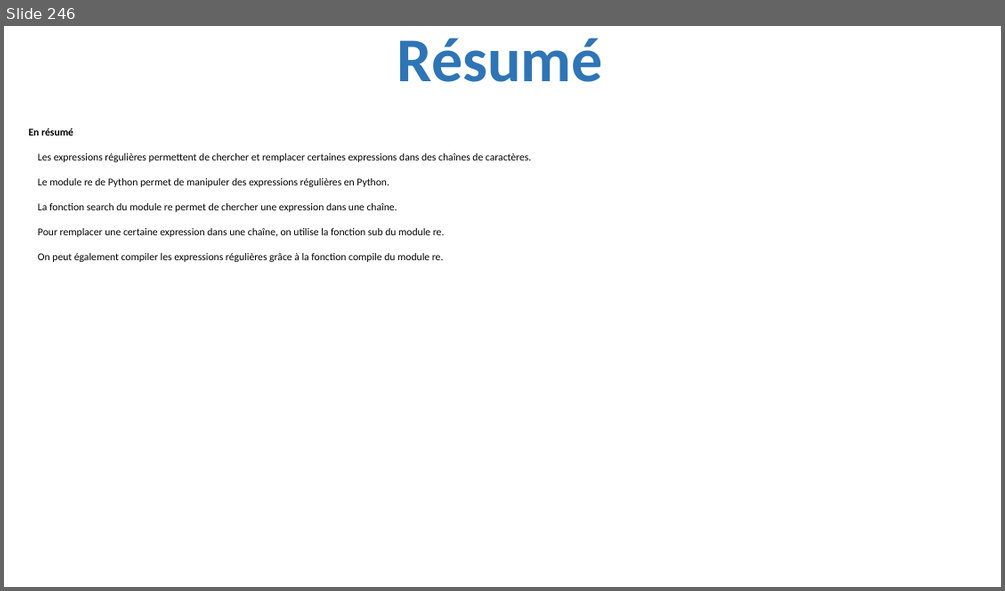
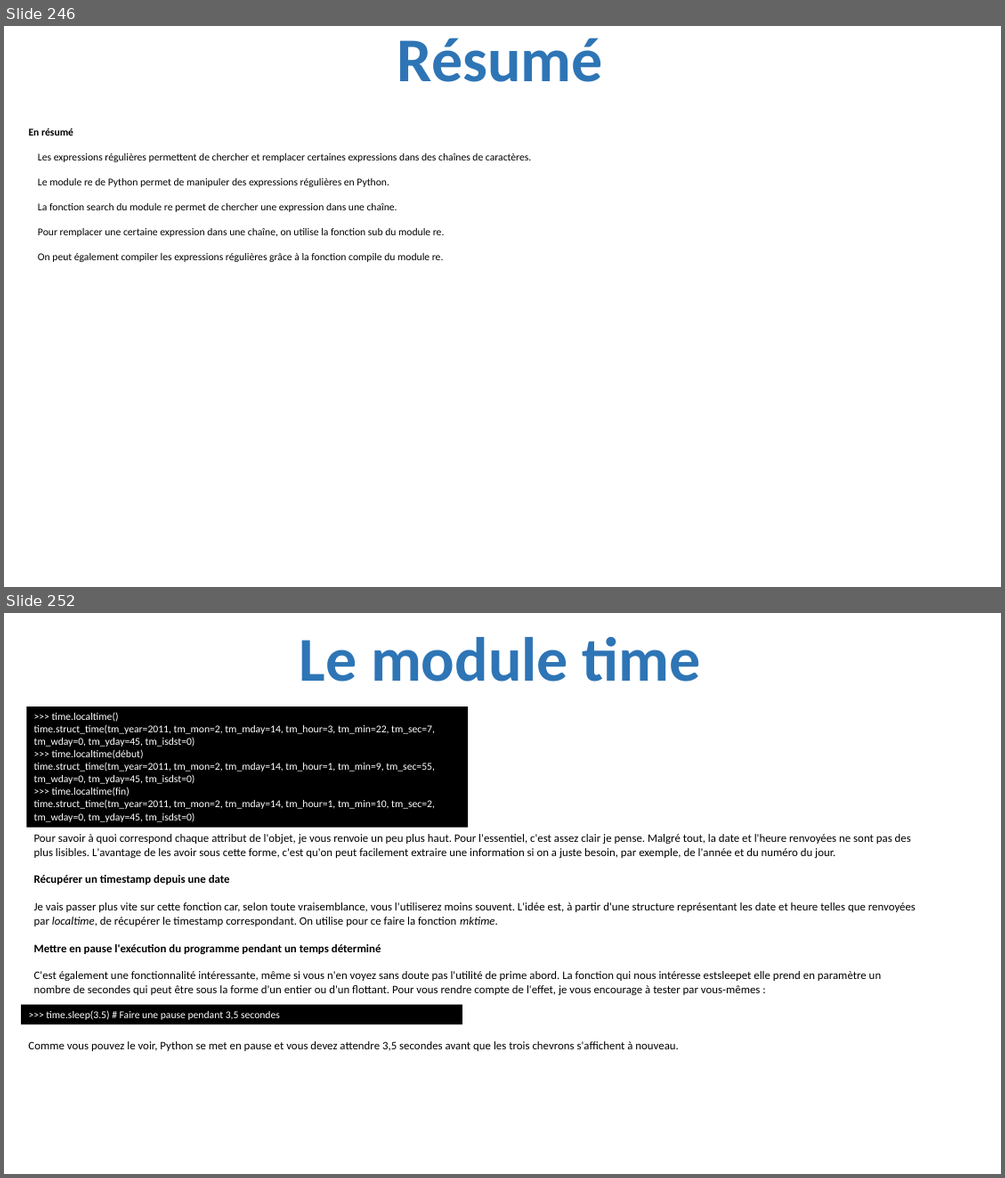
Before and after one commit to julienPalleau/PythonDoc, a slide deck: Python-resume.pptx. Shown one above the other, each under a label of ours: slide 246 before the commit, slides 246 and 252 after it; the slides between them are not shown. The pictures are 1005x591 and 1005x1178 pixels, drawn with LibreOffice and Linux fonts; fonts in the diff are those of the drawing. Boxes give left, top, right and bottom in pixels: in the first picture for what was removed or moved away, otherwise in the second. Text is boxed around its words. In the diff, an @@ line names an element or a change of style, - is before the commit and + after.

Commit message:
Exprimez le temps

```diff
--- a/Python-resume.pptx
+++ b/Python-resume.pptx
@@ slide 252 added at bbox=[4, 613, 1001, 1174], background #FFFFFF @@
@@ title added at bbox=[299, 637, 701, 682], 60 pt, text #2E75B6, bold @@
+Le module time
@@ rectangle added at bbox=[26, 706, 468, 827], fill #000000, 10 pt, text #FFFFFF @@
+>>> time.localtime()
+time.struct_time(tm_year=2011, tm_mon=2, tm_mday=14, tm_hour=3, tm_min=22, tm_sec=7, tm_wday=0, tm_yday=45, tm_isdst=0)
+>>> time.localtime(début)
+time.struct_time(tm_year=2011, tm_mon=2, tm_mday=14, tm_hour=1, tm_min=9, tm_sec=55, tm_wday=0, tm_yday=45, tm_isdst=0)
+>>> time.localtime(fin)
+time.struct_time(tm_year=2011, tm_mon=2, tm_mday=14, tm_hour=1, tm_min=10, tm_sec=2, tm_wday=0, tm_yday=45, tm_isdst=0)
@@ text added at bbox=[34, 834, 915, 996], 11 pt, text #000000 @@
+Pour savoir à quoi correspond chaque attribut de l'objet, je vous renvoie un peu plus haut. Pour l'essentiel, c'est assez clair je pense. Malgré tout, la date et l'heure renvoyées ne sont pas des plus lisibles. L'avantage de les avoir sous cette forme, c'est qu'on peut facilement extraire une information si on a juste besoin, par exemple, de l'année et du numéro du jour.
+Récupérer un timestamp depuis une date
+Je vais passer plus vite sur cette fonction car, selon toute vraisemblance, vous l'utiliserez moins souvent. L'idée est, à partir d'une structure représentant les date et heure telles que renvoyées par localtime, de récupérer le timestamp correspondant. On utilise pour ce faire la fonction mktime.
+Mettre en pause l'exécution du programme pendant un temps déterminé
+C'est également une fonctionnalité intéressante, même si vous n'en voyez sans doute pas l'utilité de prime abord. La fonction qui nous intéresse estsleepet elle prend en paramètre un nombre de secondes qui peut être sous la forme d'un entier ou d'un flottant. Pour vous rendre compte de l'effet, je vous encourage à tester par vous-mêmes :
@@ rectangle added at bbox=[21, 1004, 462, 1024], fill #000000, 10 pt, text #FFFFFF @@
+>>> time.sleep(3.5) # Faire une pause pendant 3,5 secondes
@@ text added at bbox=[28, 1041, 679, 1051], 11 pt, text #000000 @@
+Comme vous pouvez le voir, Python se met en pause et vous devez attendre 3,5 secondes avant que les trois chevrons s'affichent à nouveau.
```
Also in this commit, not shown: 10 other slides added.
